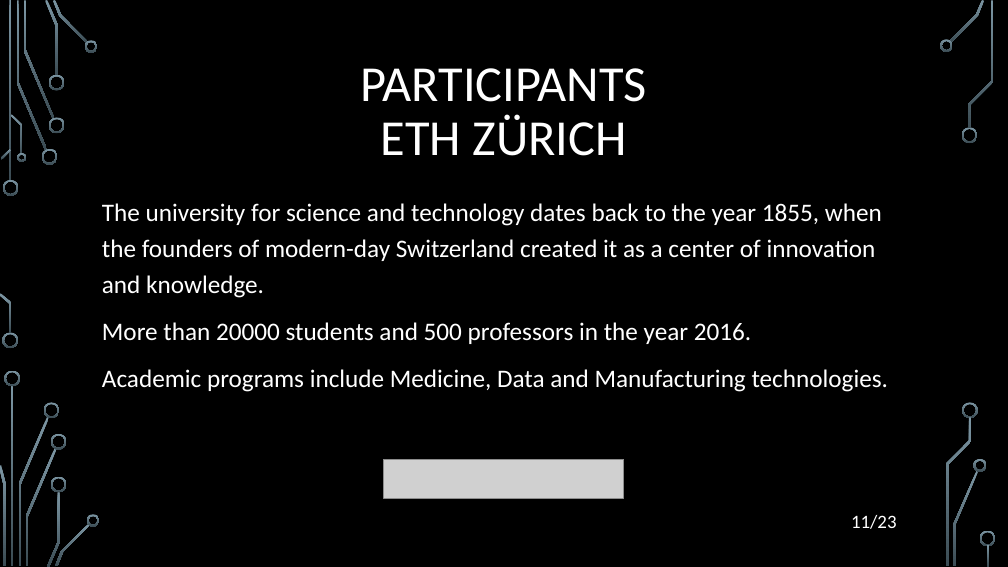
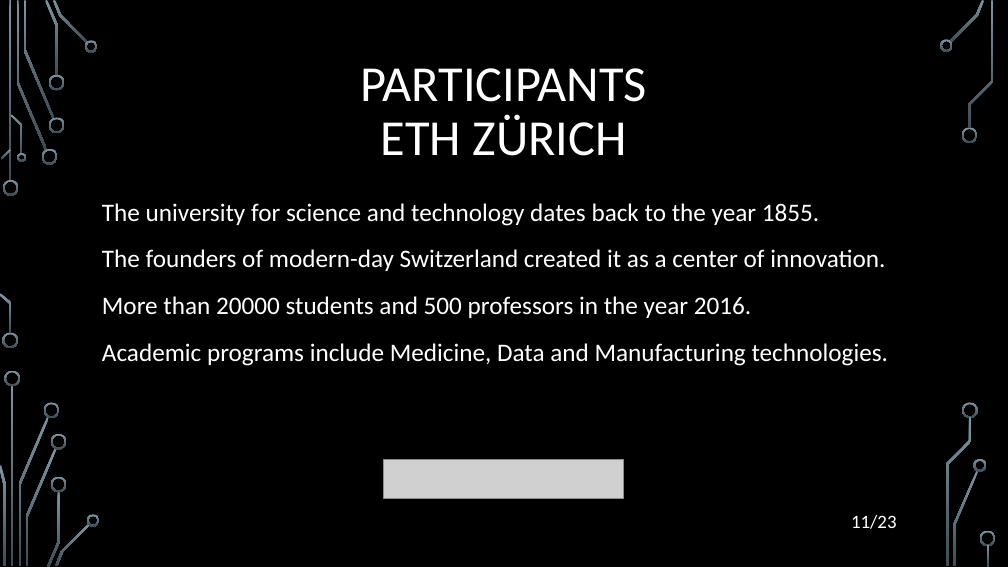
Before and after one commit to filozof50/UP, a slide deck: slide 11 of hw2/H2020.pptx. Drawn at 1008x567 pixels with LibreOffice and Linux fonts; fonts in the diff are those of the drawing; grey boxes stand for pictures; background and template pictures are left out. Boxes give left, top, right and bottom in pixels: in the first picture for what was removed or moved away, otherwise in the second. Text is boxed around its words. In the diff, an @@ line names an element or a change of style, - is before the commit and + after.

```diff
--- a/hw2/H2020.pptx
+++ b/hw2/H2020.pptx
@@ text at bbox=[102, 203, 885, 271]: text changed @@
-The university for science and technology dates back to the year 1855, when the founders of modern-day Switzerland created it as a center of innovation and knowledge.
+The university for science and technology dates back to the year 1855.
+The founders of modern-day Switzerland created it as a center of innovation.
```
Also in this commit, not shown: 11 other slides changed, 2 other files.
